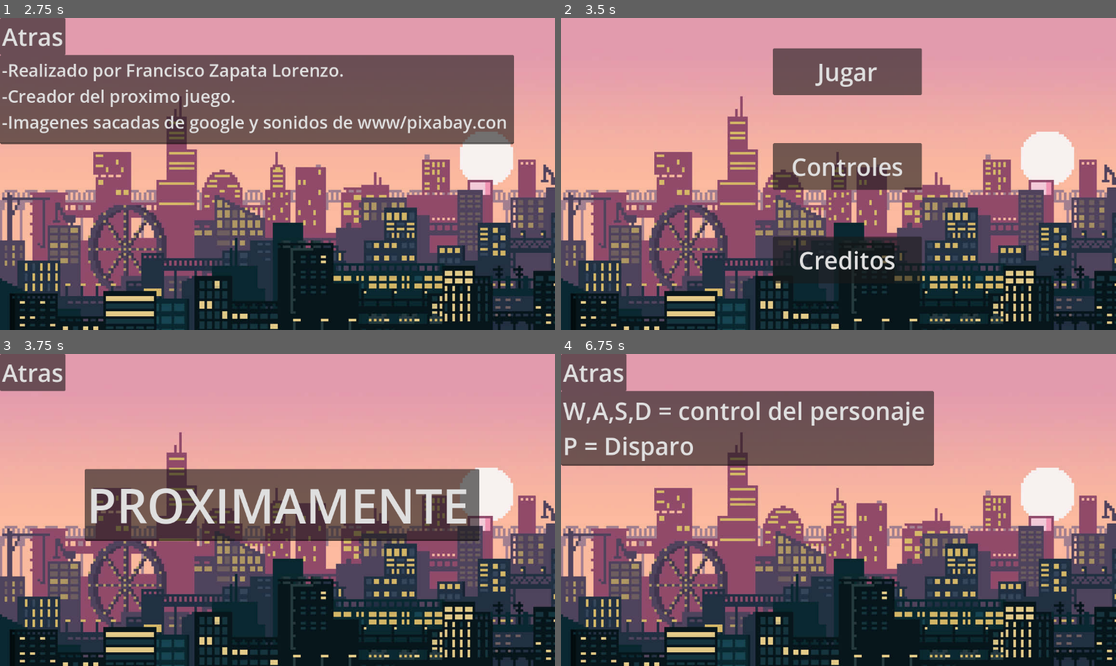
Above: before the commit, frames 1-4 (two rows, left to right).
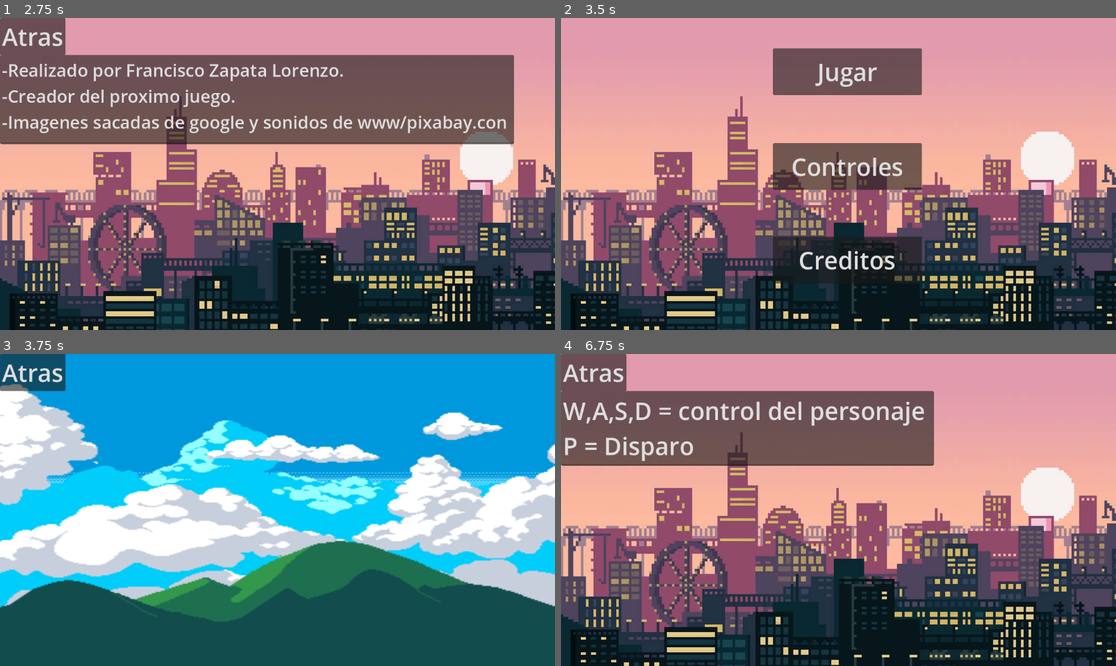
Above: after the commit, the same moments.

Repository: Fran14Mega/Juego-Godot
Game: Godot game, scene res://Escenas/Menu Principal.tscn
Same seed, same stepped clock (60 frames per second), same inputs: the game is played once before the commit and once after it. Sound files missing from this copy of the repository are replaced by a short silence.
Inputs:
- Up to frame 1 (2.75 s): click "Controles" at 0.5 s; click "Atras" at 1.25 s; click "Creditos" at 2 s
- Up to frame 2 (3.5 s): click "Atras" at 2.75 s
- Up to frame 3 (3.75 s): click "Jugar" at 3.5 s
- Up to frame 4 (6.75 s): click "Atras" at 4.25 s; click "Jugar" at 5 s; click "Atras" at 5.75 s; click "Controles" at 6.5 s

Frames 1-2 are identical in both runs. In frame 3, 97% of the frame differs, in the area x 0-100%, y 0-100%; in frame 4, nothing differs.

Commit message:
Add files via upload

Diff:
--- a/Escenas/Escena1_Juego.tscn
+++ b/Escenas/Escena1_Juego.tscn
@@ -1,28 +1,32 @@
-[gd_scene load_steps=3 format=3 uid="uid://bn6enqslbhlw7"]
+[gd_scene load_steps=5 format=3 uid="uid://bn6enqslbhlw7"]
 
 [ext_resource type="Script" path="res://Codigos/Codi(Juego).gd" id="1_dllao"]
-[ext_resource type="Texture2D" uid="uid://b3p3c5gejgvmt" path="res://Imagenes y sonidos/Fondo.jpg" id="2_n0ith"]
+[ext_resource type="Texture2D" uid="uid://b1py6d7al536f" path="res://Imagenes y sonidos/Fondo/Sky.png" id="2_qi0wb"]
+[ext_resource type="Texture2D" uid="uid://qd3sl3q0p8eb" path="res://Imagenes y sonidos/Fondo/Clouds.png" id="3_npgaa"]
+[ext_resource type="Texture2D" uid="uid://cco0srjm8dskw" path="res://Imagenes y sonidos/Fondo/Grass Mountains.png" id="4_7n5yf"]
 
 [node name="Escena1_Juego" type="Node2D"]
 script = ExtResource("1_dllao")
 
-[node name="TextureRect" type="TextureRect" parent="."]
-offset_right = 40.0
-offset_bottom = 40.0
-texture = ExtResource("2_n0ith")
+[node name="Sky" type="Sprite2D" parent="."]
+position = Vector2(576, 320)
+scale = Vector2(3.6, 2)
+texture = ExtResource("2_qi0wb")
+
+[node name="Clouds" type="Sprite2D" parent="."]
+position = Vector2(574, 325)
+scale = Vector2(3.90781, 2.3625)
+texture = ExtResource("3_npgaa")
+
+[node name="GrassMountains" type="Sprite2D" parent="."]
+position = Vector2(580, 270)
+scale = Vector2(3.72578, 2.4625)
+texture = ExtResource("4_7n5yf")
 
 [node name="Button" type="Button" parent="."]
-offset_right = 8.0
-offset_bottom = 8.0
+offset_right = 136.0
+offset_bottom = 77.0
 theme_override_font_sizes/font_size = 50
 text = "Atras"
 
-[node name="TextEdit" type="TextEdit" parent="."]
-offset_left = 176.0
-offset_top = 239.0
-offset_right = 995.0
-offset_bottom = 388.0
-theme_override_font_sizes/font_size = 100
-text = "PROXIMAMENTE"
-
 [connection signal="pressed" from="Button" to="." method="_on_button_pressed"]
--- a/Escenas/Escena2_Controles.tscn
+++ b/Escenas/Escena2_Controles.tscn
@@ -1,7 +1,7 @@
 [gd_scene load_steps=3 format=3 uid="uid://bebnm5ew7ewvn"]
 
 [ext_resource type="Script" path="res://Codigos/Codi(Controles).gd" id="1_s73yy"]
-[ext_resource type="Texture2D" uid="uid://b3p3c5gejgvmt" path="res://Imagenes y sonidos/Fondo.jpg" id="2_4cpvd"]
+[ext_resource type="Texture2D" uid="uid://b3p3c5gejgvmt" path="res://Imagenes y sonidos/Fondo/Fondo.jpg" id="2_4cpvd"]
 
 [node name="Escena2_Controles" type="Node2D"]
 script = ExtResource("1_s73yy")
--- a/Escenas/Escena3_Creditos.tscn
+++ b/Escenas/Escena3_Creditos.tscn
@@ -1,7 +1,7 @@
 [gd_scene load_steps=3 format=3 uid="uid://csqscu3o60ai5"]
 
 [ext_resource type="Script" path="res://Codigos/Codi(Creditos).gd" id="1_ie02o"]
-[ext_resource type="Texture2D" uid="uid://b3p3c5gejgvmt" path="res://Imagenes y sonidos/Fondo.jpg" id="2_snadd"]
+[ext_resource type="Texture2D" uid="uid://b3p3c5gejgvmt" path="res://Imagenes y sonidos/Fondo/Fondo.jpg" id="2_snadd"]
 
 [node name="Escena3_Creditos" type="Node2D"]
 script = ExtResource("1_ie02o")
--- a/Escenas/Menu Principal.tscn
+++ b/Escenas/Menu Principal.tscn
@@ -1,8 +1,8 @@
 [gd_scene load_steps=4 format=3 uid="uid://36xdhxx0erv8"]
 
 [ext_resource type="Script" path="res://Codigos/Cambio_Escena.gd" id="1_5y68n"]
-[ext_resource type="Texture2D" uid="uid://b3p3c5gejgvmt" path="res://Imagenes y sonidos/Fondo.jpg" id="2_3nwfi"]
-[ext_resource type="AudioStream" uid="uid://b14fbs3t2lrvw" path="res://Imagenes y sonidos/Musica de fondo.mp3" id="3_qbb47"]
+[ext_resource type="Texture2D" uid="uid://b3p3c5gejgvmt" path="res://Imagenes y sonidos/Fondo/Fondo.jpg" id="2_4g6o0"]
+[ext_resource type="AudioStream" uid="uid://b14fbs3t2lrvw" path="res://Imagenes y sonidos/Fondo/Musica de fondo.mp3" id="3_vwcmr"]
 
 [node name="Menu Principal" type="Node2D"]
 script = ExtResource("1_5y68n")
@@ -10,7 +10,7 @@
 [node name="TextureRect" type="TextureRect" parent="."]
 offset_right = 1920.0
 offset_bottom = 1080.0
-texture = ExtResource("2_3nwfi")
+texture = ExtResource("2_4g6o0")
 
 [node name="Jugar" type="Button" parent="."]
 offset_left = 440.0
@@ -37,7 +37,7 @@
 text = "Creditos"
 
 [node name="AudioStreamPlayer" type="AudioStreamPlayer" parent="."]
-stream = ExtResource("3_qbb47")
+stream = ExtResource("3_vwcmr")
 autoplay = true
 
 [connection signal="pressed" from="Jugar" to="." method="_on_jugar_pressed"]
--- a/project.godot
+++ b/project.godot
@@ -12,5 +12,5 @@
 
 config/name="Juego Fran"
 run/main_scene="res://Escenas/Menu Principal.tscn"
-config/features=PackedStringArray("4.3", "Forward Plus")
+config/features=PackedStringArray("4.1", "Forward Plus")
 config/icon="res://icon.svg"
Binary file added: Imagenes y sonidos/Fondo/Clouds.png
Not shown, added: Imagenes y sonidos/Fondo/Clouds.png.import
Binary file added: Imagenes y sonidos/Fondo/Fondo.jpg
Not shown, added: Imagenes y sonidos/Fondo/Fondo.jpg.import
Binary file added: Imagenes y sonidos/Fondo/Grass Mountains.png
Not shown, added: Imagenes y sonidos/Fondo/Grass Mountains.png.import
Not shown, added: Imagenes y sonidos/Fondo/Musica de fondo.mp3.import
Binary file added: Imagenes y sonidos/Fondo/Rock Mountains.png
Not shown, added: Imagenes y sonidos/Fondo/Rock Mountains.png.import
Binary file added: Imagenes y sonidos/Fondo/Sky.png
Not shown, added: Imagenes y sonidos/Fondo/Sky.png.import
Not shown, added: Imagenes y sonidos/Fondo/Tileset Inside.png.import
(and 12 more such lines)
